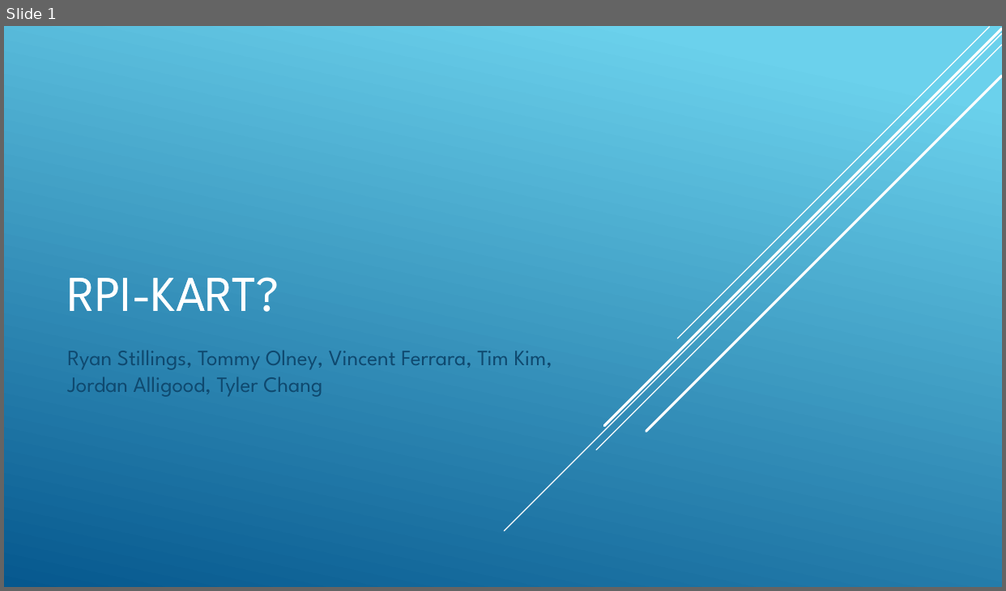
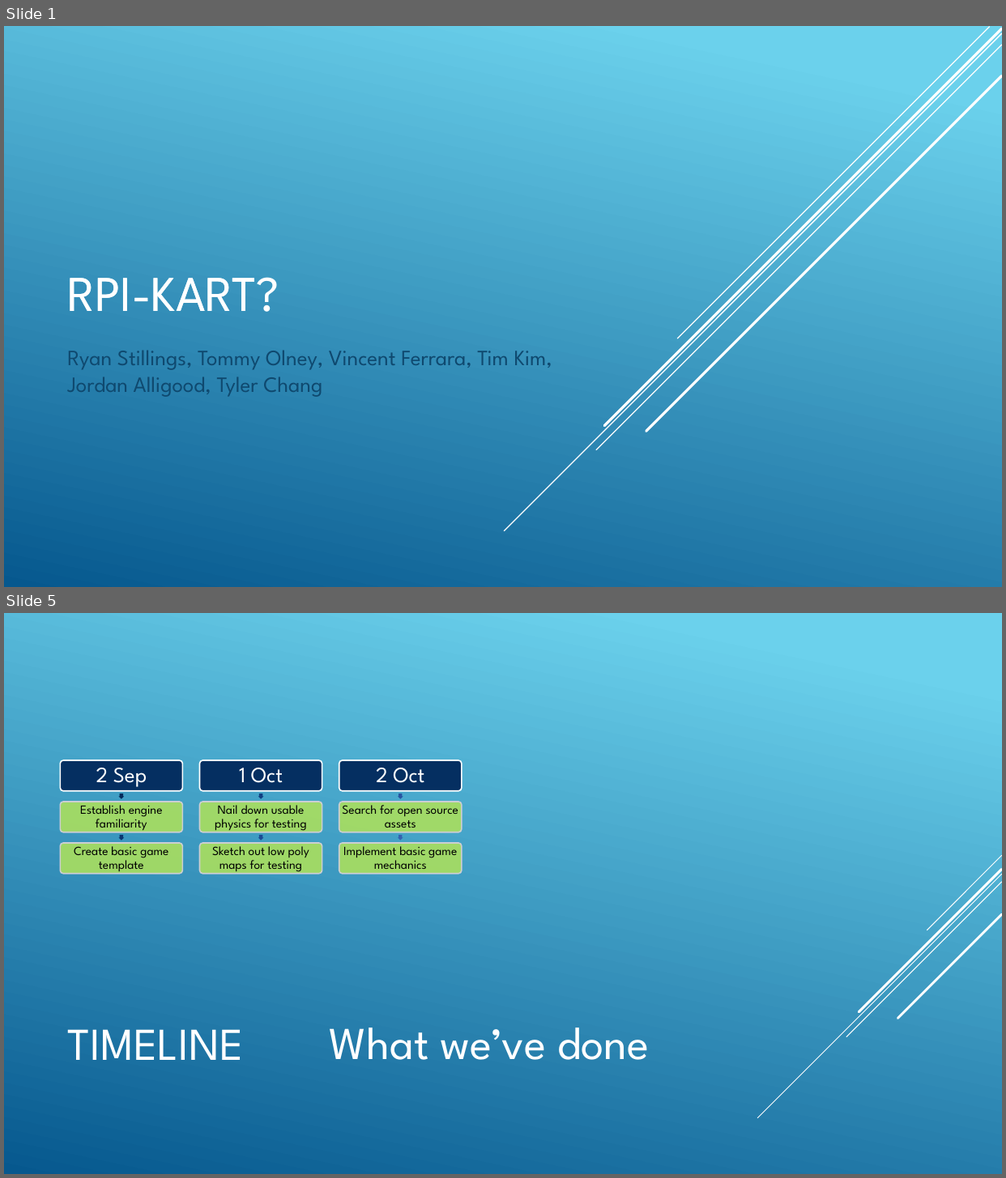
Before and after one commit to rystills/RPI-Kart, a slide deck: Midterm Presentation.pptx. Shown one above the other, each under a label of ours: slide 1 before the commit, slides 1 and 5 after it; the slides between them are not shown. The pictures are 1006x591 and 1006x1178 pixels, drawn with LibreOffice and Linux fonts; fonts in the diff are those of the drawing. Boxes give left, top, right and bottom in pixels: in the first picture for what was removed or moved away, otherwise in the second. Text is boxed around its words. In the diff, an @@ line names an element or a change of style, - is before the commit and + after.

```diff
--- a/Midterm Presentation.pptx
+++ b/Midterm Presentation.pptx
@@ slide 5 added at [4, 613, 1002, 1174], background gradient #6ED2EB to #06588E @@
@@ group added at [60, 760, 462, 874]: 9 freeform shapes, 6 right arrows @@
+2 Sep
+Establish engine familiarity
+Create basic game template
+1 Oct
+Nail down usable physics for testing
+Sketch out low poly maps for testing
+2 Oct
+Search for open source assets
+Implement basic game mechanics
@@ group added at [758, 855, 1002, 1118]: 5 lines @@
@@ title added at [67, 1029, 244, 1060], 44 pt, text #FFFFFF @@
+TIMELINE
@@ text added at [330, 1028, 649, 1060], 44 pt, text #FFFFFF @@
+What we’ve done
```
Also in this commit, not shown: 1 slide changed, 5 other slides added, 1 slide removed.
